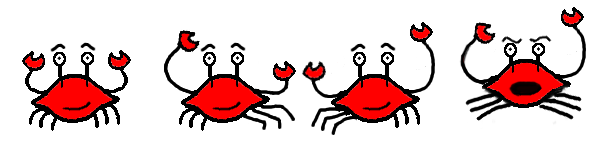
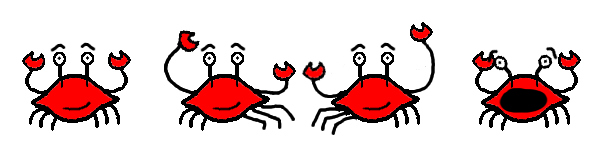
Two versions of the same layered image (600 × 150). Layer-by-layer changes:
painted on "Layer #1" over [459, 7, 586, 131]
painted on "Layer #2" over [459, 7, 586, 131]
